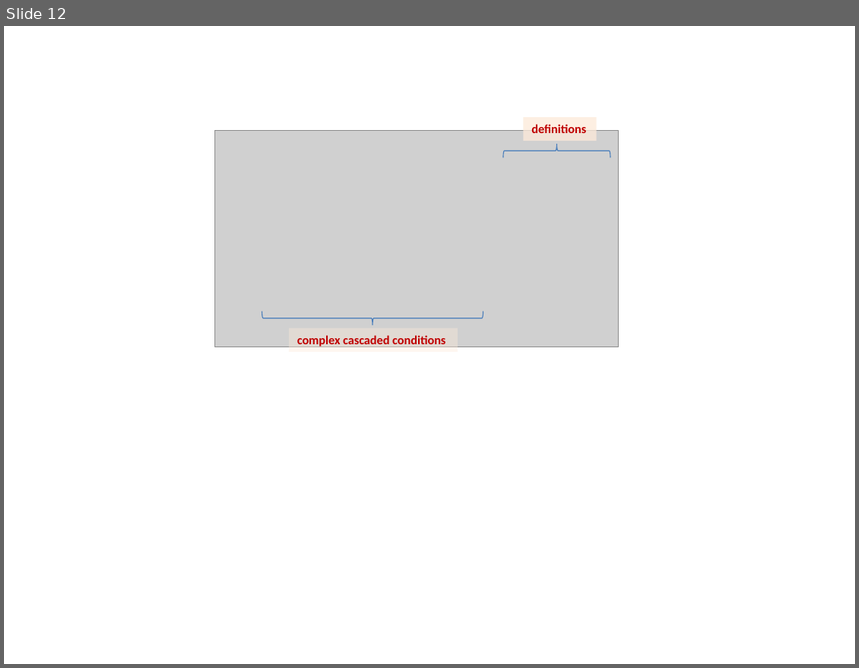
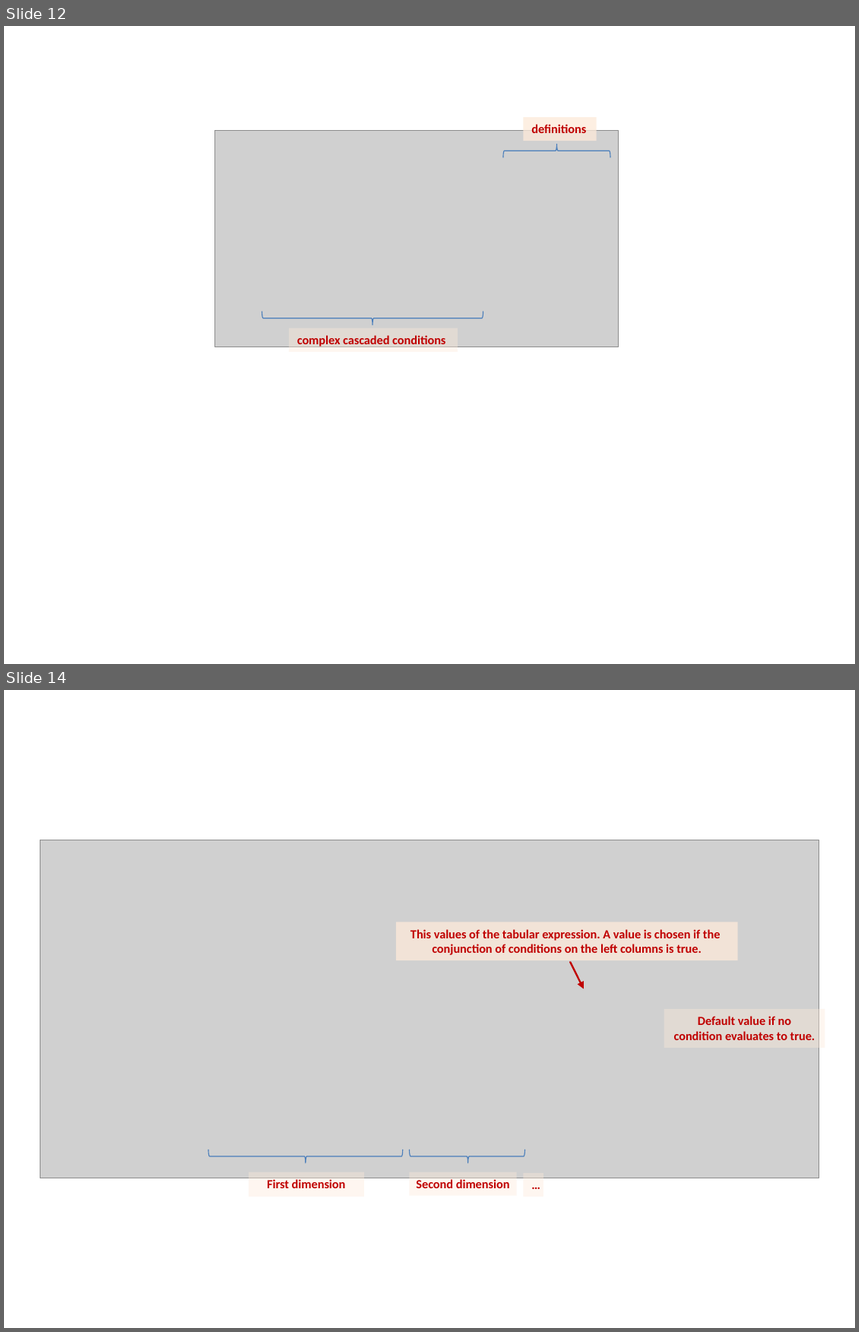
Before and after one commit to mbeddr/mbeddr.formal, a slide deck: code/tutorial/solutions/com.mbeddr.formal.nusmv.users_guide/figures/figures.pptx. Shown one above the other, each under a label of ours: slide 12 before the commit, slides 12 and 14 after it; the slides between them are not shown. The pictures are 859x668 and 859x1332 pixels, drawn with LibreOffice and Linux fonts; fonts in the diff are those of the drawing; grey boxes stand for pictures. Boxes give left, top, right and bottom in pixels: in the first picture for what was removed or moved away, otherwise in the second. Text is boxed around its words. In the diff, an @@ line names an element or a change of style, - is before the commit and + after.

```diff
--- a/code/tutorial/solutions/com.mbeddr.formal.nusmv.users_guide/figures/figures.pptx
+++ b/code/tutorial/solutions/com.mbeddr.formal.nusmv.users_guide/figures/figures.pptx
@@ slide 14 added at (x1=4, y1=690, x2=855, y2=1328), background #FFFFFF @@
@@ picture added at (x1=40, y1=840, x2=819, y2=1179) @@
@@ rectangle added at (x1=396, y1=923, x2=739, y2=961), fill #FDEADA at 76% opacity, 10.5 pt, text #C00000, bold @@
+This values of the tabular expression. A value is chosen if the
+conjunction of conditions on the left columns is true.
@@ arrow added from (570, 962) to (584, 989), #C00000 1.5 pt @@
@@ rectangle added at (x1=664, y1=1009, x2=826, y2=1047), fill #FDEADA at 39% opacity, 10.5 pt, text #C00000, bold @@
+Default value if no
+condition evaluates to true.
@@ right brace added at (x1=208, y1=1150, x2=402, y2=1163), outline #4B7EBC 0.75 pt @@
@@ right brace added at (x1=409, y1=1150, x2=525, y2=1163), outline #4B7EBC 0.75 pt @@
@@ rectangle added at (x1=248, y1=1173, x2=364, y2=1198), fill #FDEADA at 39% opacity, 10.5 pt, text #C00000, bold @@
+First dimension
@@ rectangle added at (x1=409, y1=1173, x2=516, y2=1196), fill #FDEADA at 39% opacity, 10.5 pt, text #C00000, bold @@
+Second dimension
@@ rectangle added at (x1=523, y1=1173, x2=544, y2=1198), fill #FDEADA at 39% opacity, 10.5 pt, text #C00000, bold @@
+…
```
Also in this commit, not shown: 2 other slides added, 5 other files.
